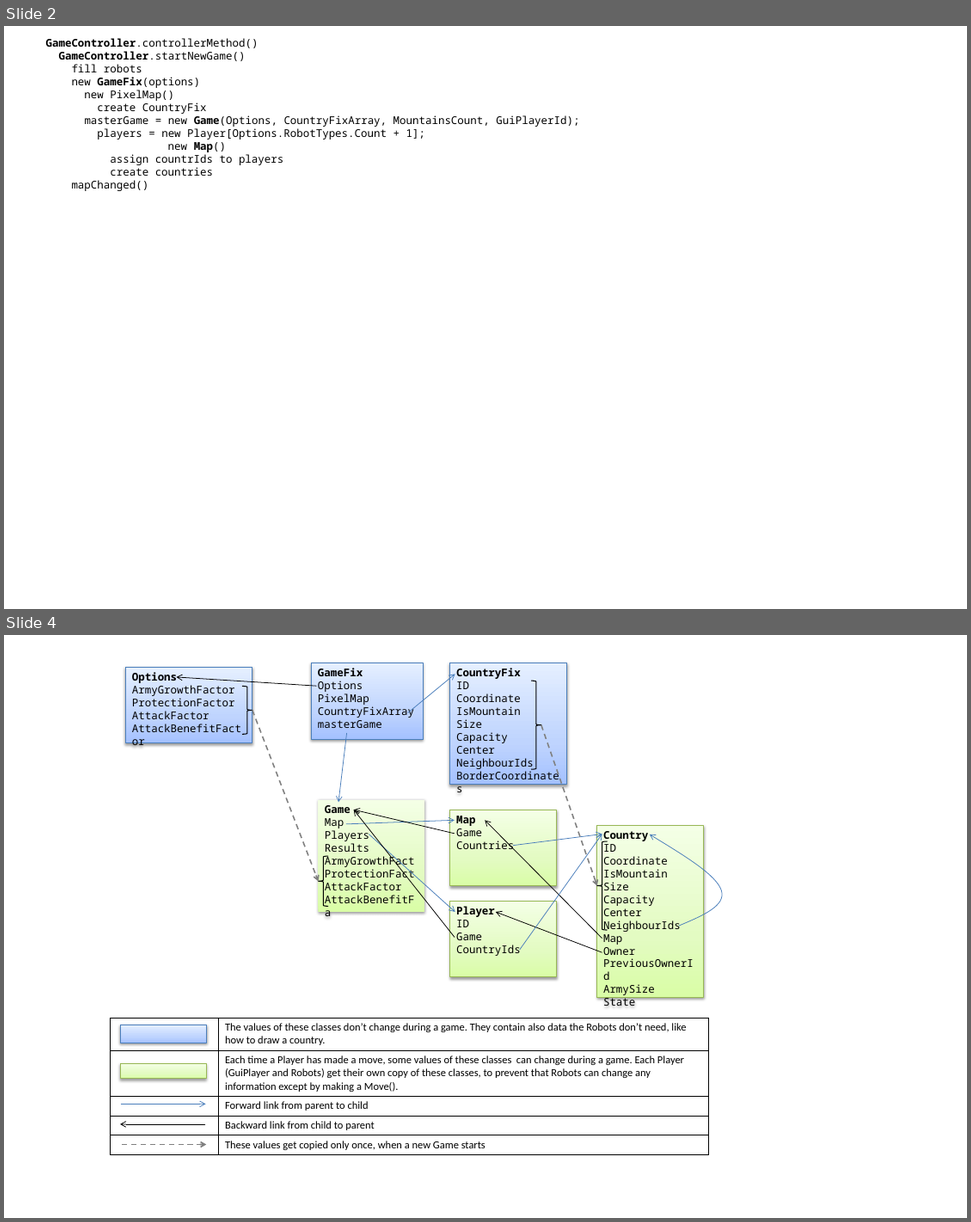
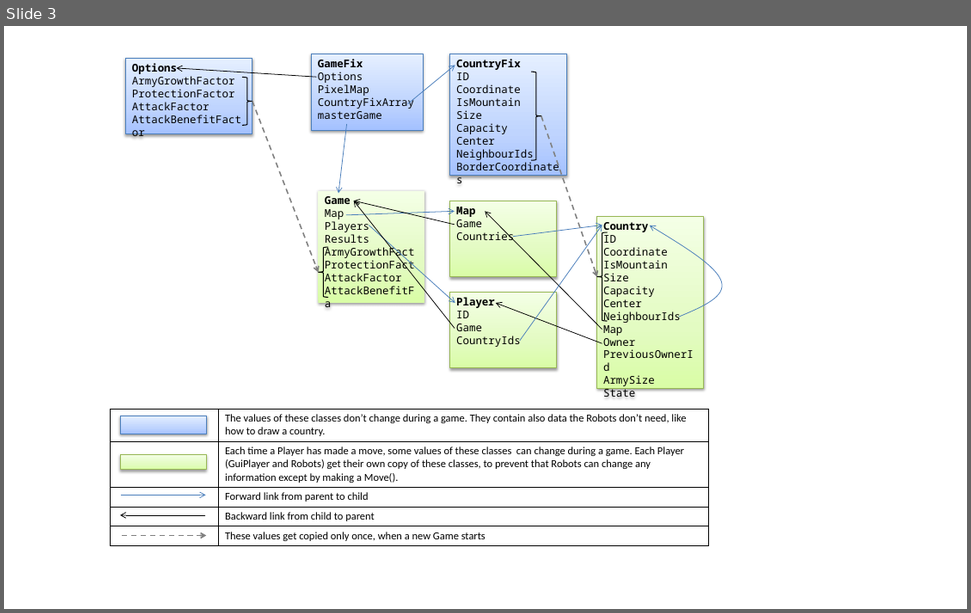
Before and after one commit to PeterHuberSg/MasterGrab, a slide deck: Design.pptx. Shown one above the other, each under a label of ours: slides 2 and 4 before the commit, slide 3 after it; the slides between them are not shown. The pictures are 971x1222 and 971x613 pixels, drawn with LibreOffice and Linux fonts; fonts in the diff are those of the drawing. Boxes give left, top, right and bottom in pixels: in the first picture for what was removed or moved away, otherwise in the second. Text is boxed around its words. In the diff, an @@ line names an element or a change of style, - is before the commit and + after.

```diff
--- a/Design.pptx
+++ b/Design.pptx
@@ slide 2 removed at bbox=[4, 26, 967, 609], background #FFFFFF @@
@@ text removed at bbox=[46, 38, 579, 191] @@
-GameController.controllerMethod()
-GameController.startNewGame()
-fill robots
-new GameFix(options)
-new PixelMap()
-create CountryFix
-masterGame = new Game(Options, CountryFixArray, MountainsCount, GuiPlayerId);
-players = new Player[Options.RobotTypes.Count + 1];
-new Map()
-assign countrIds to players
-create countries
-mapChanged()
@@ what was slide 4 is now slide 3 @@
```
Also in this commit, not shown: 2 slides changed, 1 slide added, 1 other slide removed, 8 other files.
